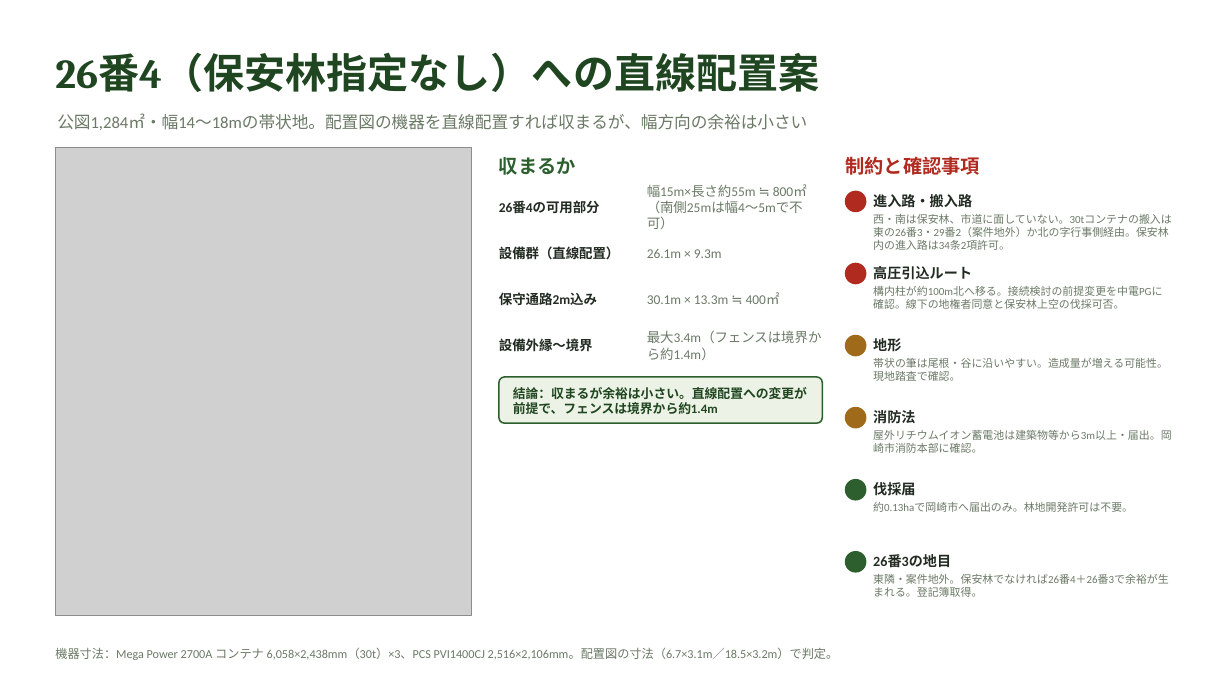
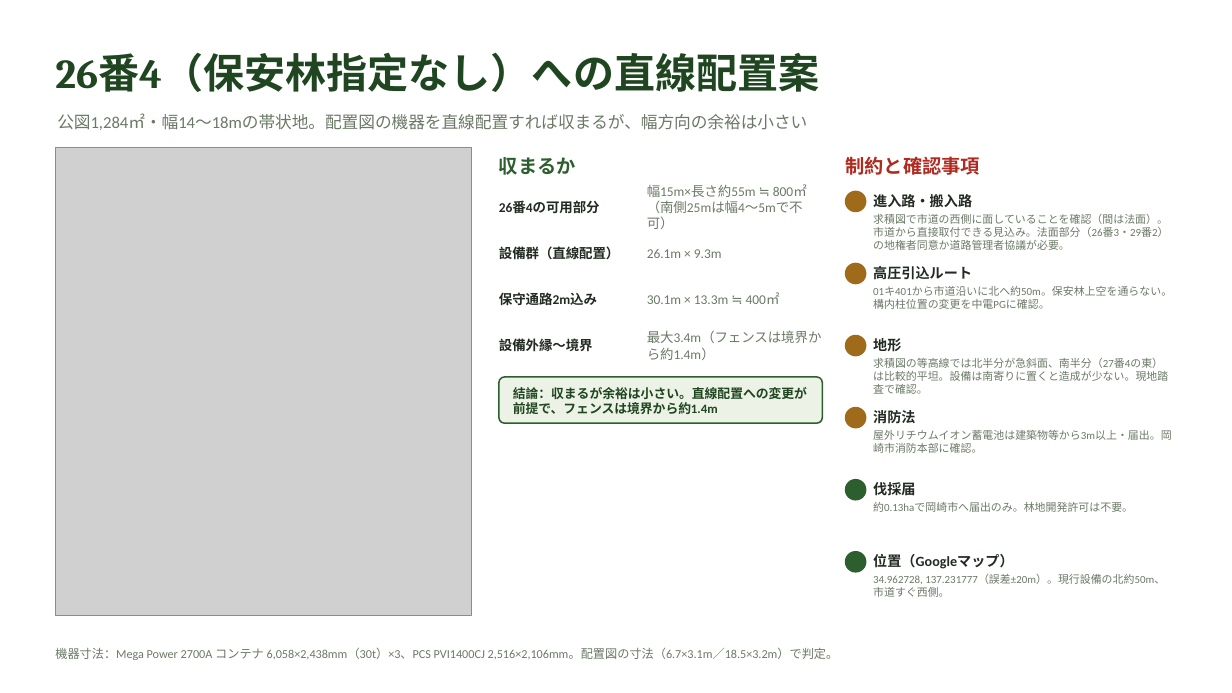
Before and after one commit to yonomotozumi-spec/battery-storage-dd, a slide deck: slide 8 of docs/保安林確認_岡崎市板田町.pptx. Drawn at 1232x693 pixels with LibreOffice and Linux fonts; fonts in the diff are those of the drawing; grey boxes stand for pictures. Boxes give left, top, right and bottom in pixels: in the first picture for what was removed or moved away, otherwise in the second. Text is boxed around its words. In the diff, an @@ line names an element or a change of style, - is before the commit and + after.

```diff
--- a/docs/保安林確認_岡崎市板田町.pptx
+++ b/docs/保安林確認_岡崎市板田町.pptx
@@ ellipse at bbox=[846, 191, 866, 212]: fill #B02A1F to #A06A1B; outline #B02A1F 1 pt to #A06A1B 1 pt @@
@@ text at bbox=[873, 214, 1168, 250]: text changed @@
-西・南は保安林、市道に面していない。30tコンテナの搬入は東の26番3・29番2（案件地外）か北の字行事側経由。保安林内の進入路は34条2項許可。
+求積図で市道の西側に面していることを確認（間は法面）。市道から直接取付できる見込み。法面部分（26番3・29番2）の地権者同意か道路管理者協議が必要。
@@ ellipse at bbox=[846, 263, 866, 284]: fill #B02A1F to #A06A1B; outline #B02A1F 1 pt to #A06A1B 1 pt @@
@@ text at bbox=[873, 286, 1172, 309]: text changed @@
-構内柱が約100m北へ移る。接続検討の前提変更を中電PGに確認。線下の地権者同意と保安林上空の伐採可否。
+01キ401から市道沿いに北へ約50m。保安林上空を通らない。構内柱位置の変更を中電PGに確認。
@@ text at bbox=[873, 358, 1168, 394]: text changed @@
-帯状の筆は尾根・谷に沿いやすい。造成量が増える可能性。現地踏査で確認。
+求積図の等高線では北半分が急斜面、南半分（27番4の東）は比較的平坦。設備は南寄りに置くと造成が少ない。現地踏査で確認。
@@ text at bbox=[873, 554, 1014, 569]: text changed @@
-26番3の地目
+位置（Googleマップ）
@@ text at bbox=[873, 574, 1165, 597]: text changed @@
-東隣・案件地外。保安林でなければ26番4＋26番3で余裕が生まれる。登記簿取得。
+34.962728, 137.231777（誤差±20m）。現行設備の北約50m、市道すぐ西側。
```
Also in this commit, not shown: 5 other files.
